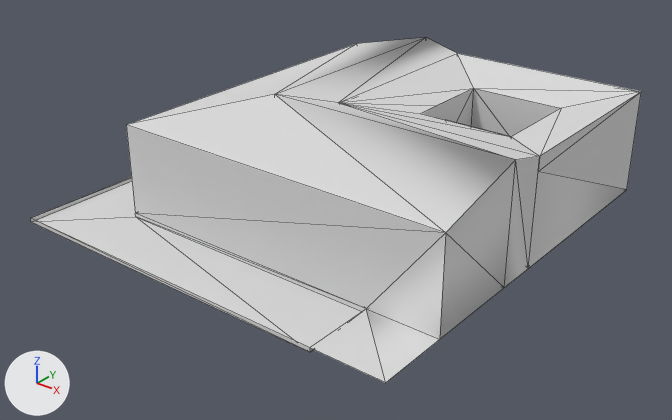
Two versions of the OBJ model assets/stl_export/r2rw.obj, one commit apart.
One viewpoint serves both versions: a 50 mm lens placed at (37.1, -46.7, 28.4), pointed at (1.0, -1.5, 0.3). The axes (+X, +Y, +Z) are drawn at lower left. The lights are the same throughout. The first picture is the older version. Mesh edges are drawn as thin lines. Where no turn or scale is listed for an object, it has been applied to the vertices. Vertices at exactly the same position are counted once.

Objects in the first picture: 'r2rw'.
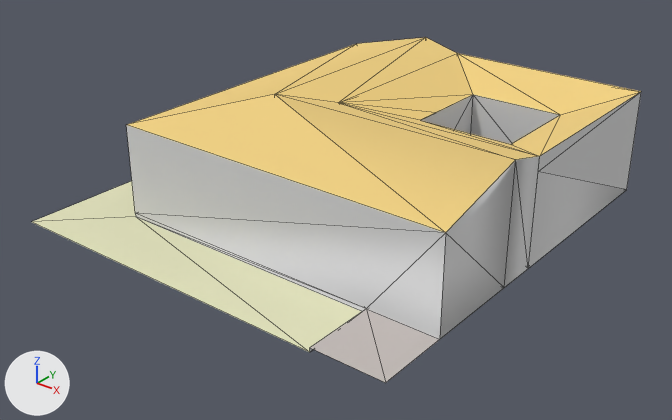
Changed parts and their boxes [x1, y1, x2, y2] in the pictures (672 x 420 px; the box of a moved part takes in the faces that stretch with it):
'r2rw', reshaped
    before: [31, 37, 641, 383]
    after: [32, 37, 641, 383]
part 1 of me_r2rw, moved or reshaped
    both: [339, 53, 641, 156]
part 2 of me_r2rw, deleted
    before: [31, 177, 310, 352]
part 3 of me_r2rw, recoloured (light grey to yellow)
    both: [127, 37, 538, 233]
part 4 of me_r2rw, recoloured
    both: [310, 309, 440, 383]
part 5 of me_r2rw, recoloured (light grey to beige)
    both: [36, 181, 362, 348]

Edits to the bpy script that builds the scene:
```text
Add mat_road:
    mat_road = principled_material('road')
    mat_road.base_color = (0.537, 0.49, 0.467)  # light grey #c2bab6
    mat_road.roughness = 1.0
Add mat_w:
    mat_w = principled_material('w')
    mat_w.base_color = (0.757, 0.757, 0.502)  # beige #e2e2bc
    mat_w.roughness = 1.0
Add mat_material:
    mat_material = principled_material('Material')
    mat_material.base_color = (0.878, 0.639, 0.224)  # yellow #f1d182
    mat_material.roughness = 1.0
Add mat_cortyard:
    mat_cortyard = principled_material('cortyard')
    mat_cortyard.base_color = (0.878, 0.792, 0.651)  # pale yellow #f1e6d3
    mat_cortyard.roughness = 1.0
Change me_r2rw:
    used by ob_r2rw; location = (0.0, 0.0, 0.0)
    verts and faces of me_r2rw; kept vertices keep their numbers, new ones are numbered from 45
    before: 31 (10.0, -15.0, 0.0) at pixel (309, 347), 35 (-15.0, 10.0, 0.0), 37 (-15.0, -15.0, -0.3) at pixel (31, 221), 39 (-15.0, 10.0, -0.3), 40 (10.0, -15.0, -0.3) at pixel (309, 352)
    before: 44 (-15.0, -15.0, 0.0) at pixel (30, 218)
    remove me_r2rw.from_pydata(...)  # 45 vertices, 98 faces; spans x -15.0..15.0, y -15.0..15.0, z -0.3..8.2
    add me_r2rw.from_pydata(...)  # 43 vertices, 92 faces; spans x -15.0..15.0, y -15.0..15.0, z -0.3..8.2
    me_r2rw part 1
    5 vertices are removed from x 4.0..11.0, y 4.0..11.0, z 6.5
    24 faces are deleted
    1 vertex moves from x 4.0, y 6.0, z 6.5 to x 4.0, y 6.0, z 6.0
    4 vertices are added at (4.0, 11.0, 6.0), (4.0, 4.0, 6.0), (11.0, 4.0, 6.0), (11.0, 11.0, 6.0)
    2 new faces join them, mat_cortyard (pale yellow #f1e6d3)
    11 new faces join them, mat_default (light grey #dadada)
    9 new faces join them, mat_material (yellow #f1d182)
    me_r2rw part 2
    add delete_vertices([44])  # with the faces that use them
    me_r2rw part 3: 8 faces spanning x -10.0..15.0, y -10.0..15.0, z 6.5..8.2 switch from mat_default (light grey #dadada) to mat_material (yellow #f1d182)
    me_r2rw part 4: 4 faces spanning x -15.0..15.0, y -15.0..15.0, z 0.0 switch from mat_default (light grey #dadada) to mat_road (light grey #c2bab6)
    me_r2rw part 5: 4 faces spanning x -15.0..10.0, y -15.0..10.0, z -0.3 switch from mat_default (light grey #dadada) to mat_w (beige #e2e2bc)
    add me_r2rw.materials.append(mat_cortyard)  # pale yellow #f1e6d3
```
